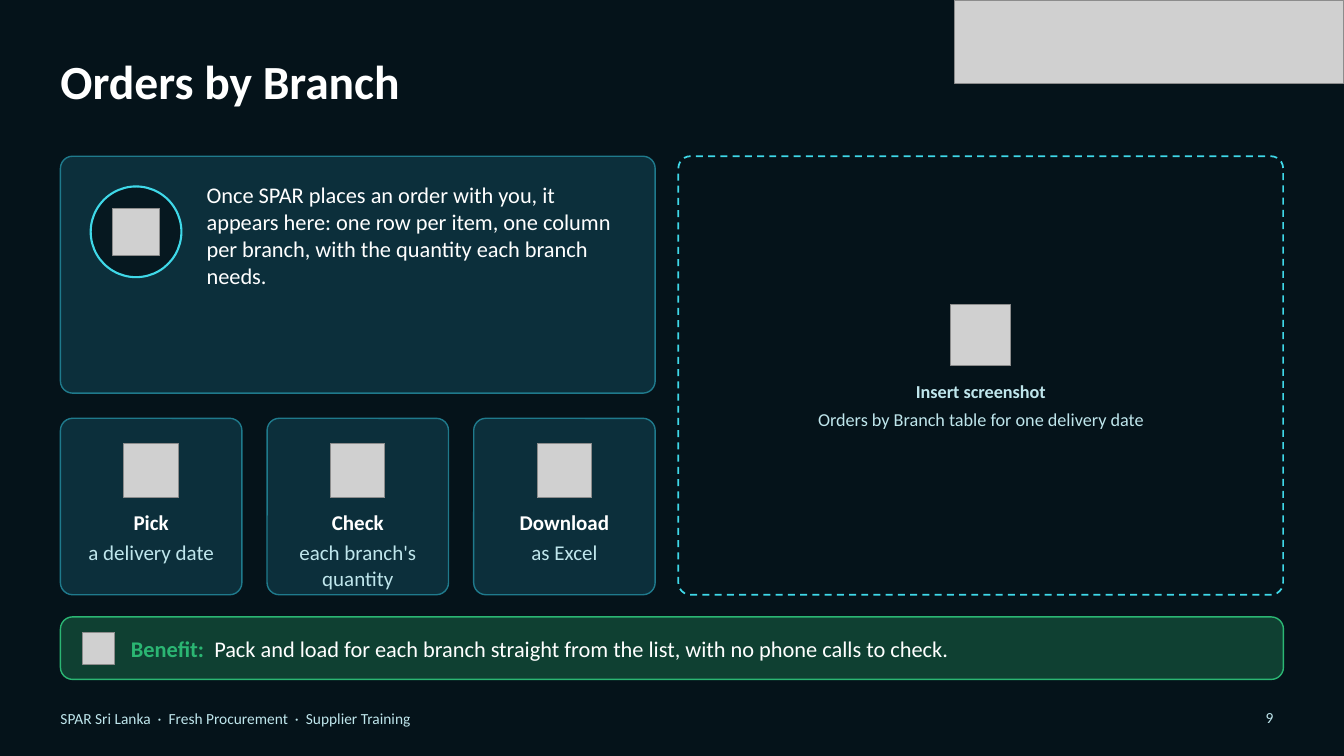
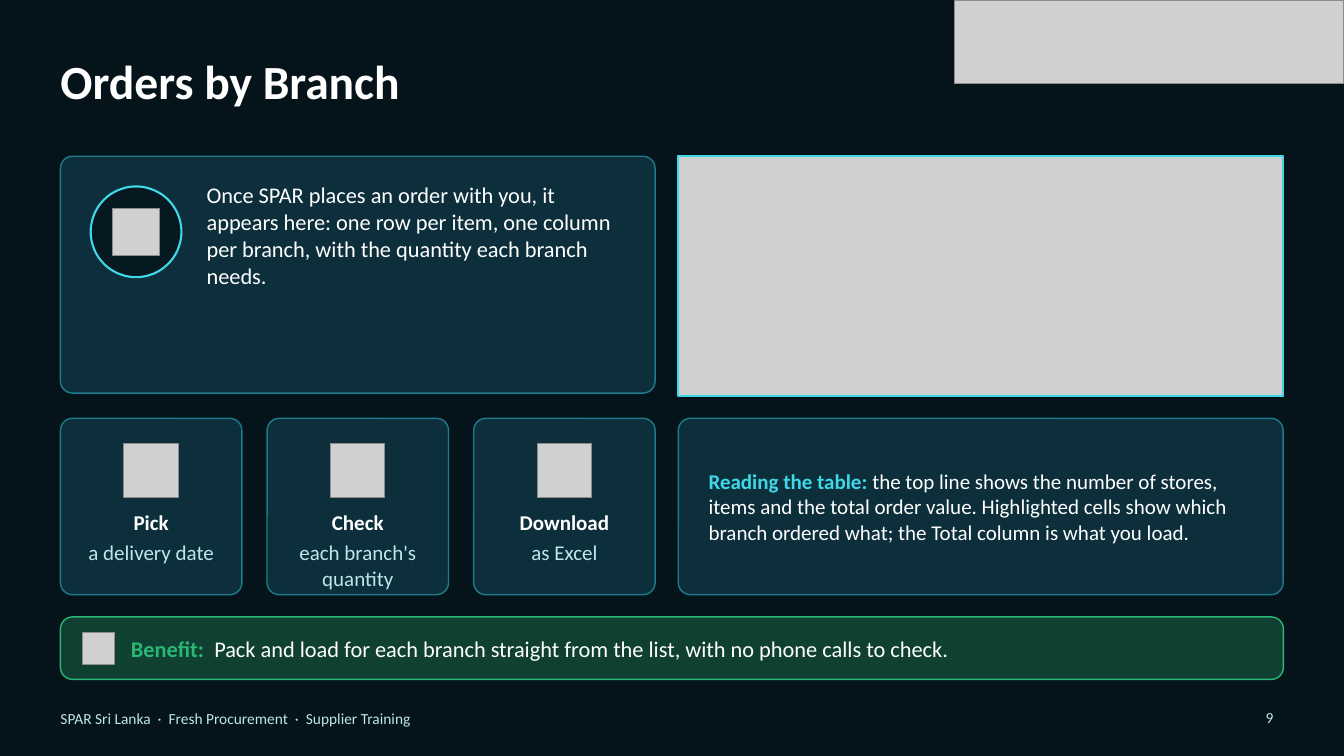
Before and after one commit to hpds4308/SPAR-Fresh-Procurement-, a slide deck: slide 9 of presentation/SPAR_Supplier_Training_Deck.pptx. Drawn at 1344x756 pixels with LibreOffice and Linux fonts; fonts in the diff are those of the drawing; grey boxes stand for pictures; background and template pictures are left out. Boxes give left, top, right and bottom in pixels: in the first picture for what was removed or moved away, otherwise in the second. Text is boxed around its words. In the diff, an @@ line names an element or a change of style, - is before the commit and + after.

```diff
--- a/presentation/SPAR_Supplier_Training_Deck.pptx
+++ b/presentation/SPAR_Supplier_Training_Deck.pptx
@@ rounded rectangle removed at box(679, 156, 1284, 595) @@
@@ picture added at box(679, 156, 1284, 396) @@
@@ rectangle added at box(679, 156, 1284, 396), outline #3FD8E8 1.5 pt @@
@@ picture removed at box(951, 304, 1011, 365) @@
@@ text removed at box(818, 385, 1144, 429) @@
-Insert screenshot
-Orders by Branch table for one delivery date
@@ rounded rectangle added at box(679, 418, 1284, 595), fill #0E3440 at 88% opacity, outline #1F7A8C 1 pt @@
@@ text added at box(709, 474, 1227, 544), 15 pt, text #FFFFFF @@
+Reading the table: the top line shows the number of stores, items and the total order value. Highlighted cells show which branch ordered what; the Total column is what you load.
```
Also in this commit, not shown: 4 other slides changed, 2 other files.
